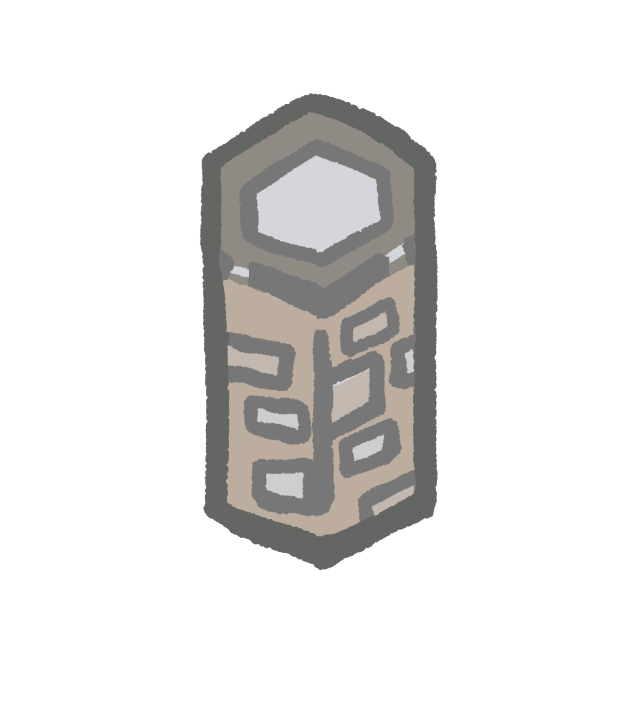
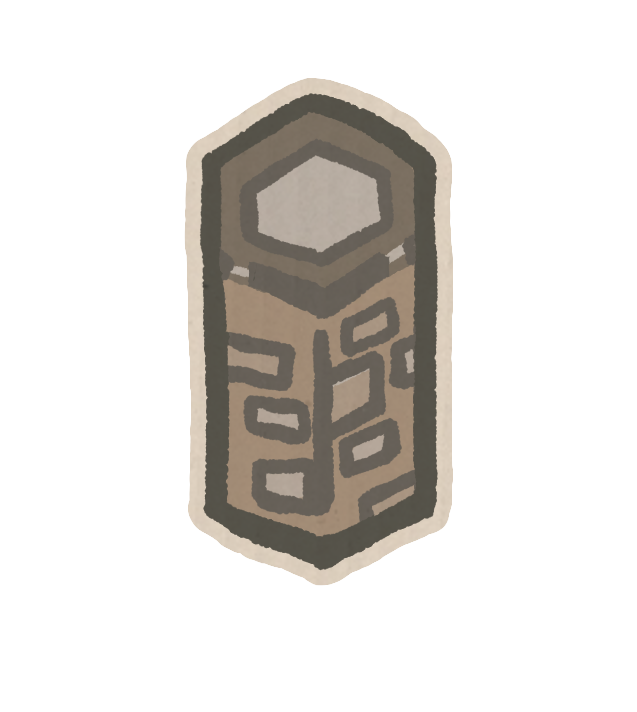
Layered file, before and after one edit (637×712). Changes by layer:
pixels changed over [184, 78, 453, 586] (layer not identified)
